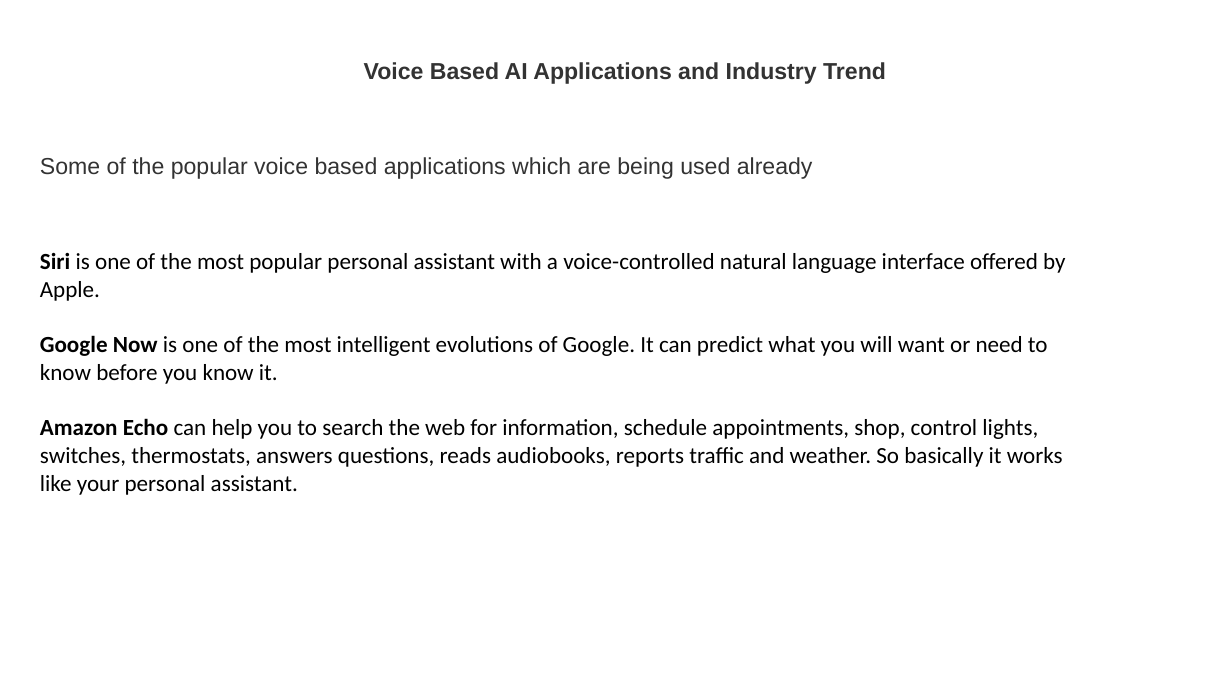
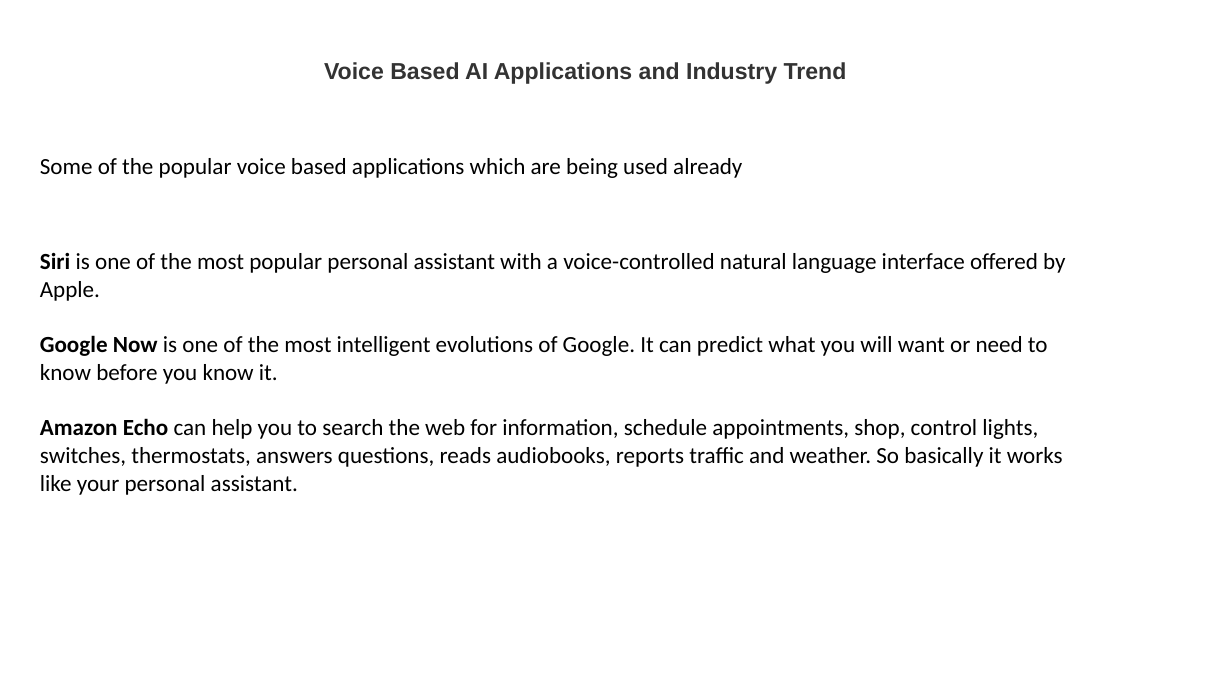
Before and after one commit to maddy6/LSTM_DEEP, a slide deck: slide 1 of Voice_Based_AI_Applications.pptx. Drawn at 1232x693 pixels with LibreOffice and Linux fonts; fonts in the diff are those of the drawing. Boxes give left, top, right and bottom in pixels: in the first picture for what was removed or moved away, otherwise in the second. Text is boxed around its words. In the diff, an @@ line names an element or a change of style, - is before the commit and + after.

```diff
--- a/Voice_Based_AI_Applications.pptx
+++ b/Voice_Based_AI_Applications.pptx
@@ text "Voice Based AI Applications and ...": place and size @@
-text "Voice Based AI Applications and ..." at (364, 62, 886, 84)
+text "Voice Based AI Applications and ..." at (324, 62, 847, 84)
@@ text "Some of the popular voice ..." at (40, 158, 742, 178): font Arial to Calibri, text colour #333333 to #000000 @@
```
Also in this commit, not shown: 1 other slide changed, 18 slides added, 1 slide removed.
